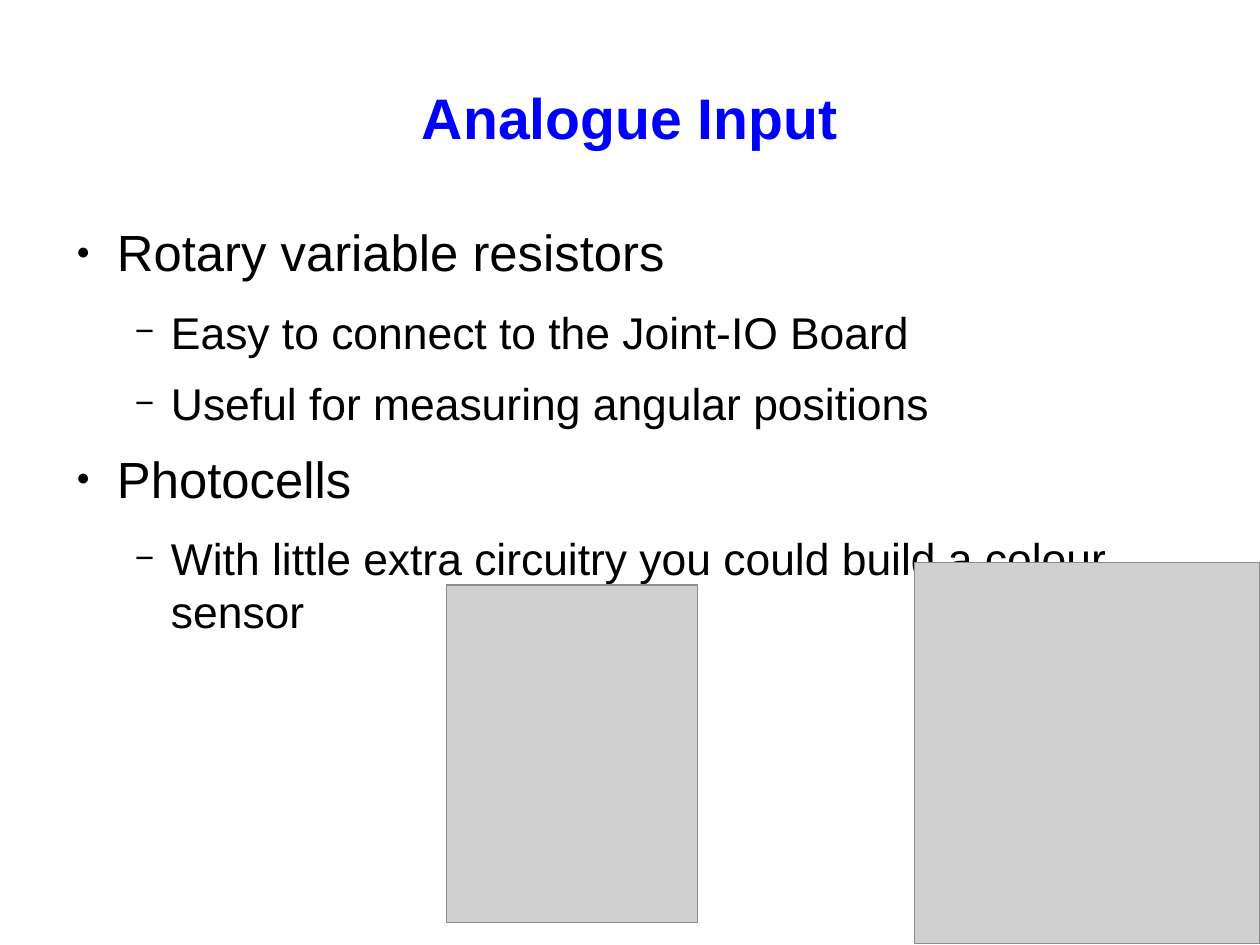
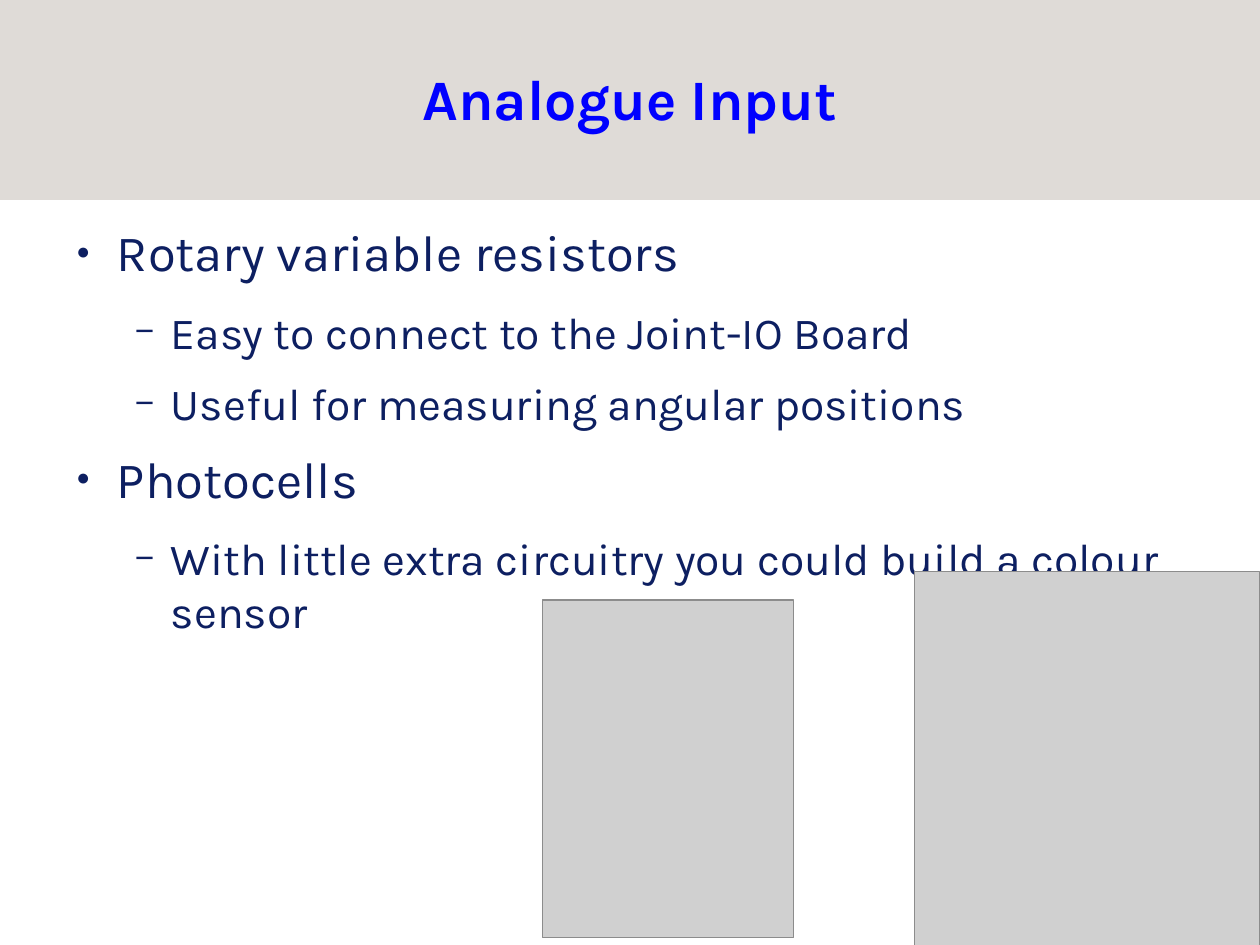
Before and after one commit to srobo/subversion-archive, a slide deck: slide 14 of KickStart/kickstart-08/presentations/kickstart-elec-presentation.odp. Drawn at 1260x945 pixels with LibreOffice and Linux fonts; fonts in the diff are those of the drawing; grey boxes stand for pictures; background and template pictures are left out. Boxes give left, top, right and bottom in pixels: in the first picture for what was removed or moved away, otherwise in the second. Text is boxed around its words. In the diff, an @@ line names an element or a change of style, - is before the commit and + after.

Commit message:
applied sr style

```diff
--- a/KickStart/kickstart-08/presentations/kickstart-elec-presentation.odp
+++ b/KickStart/kickstart-08/presentations/kickstart-elec-presentation.odp
@@ rectangle added at (x1=0, y1=0, x2=1260, y2=200), fill #DFDBD7 @@
@@ title "Analogue Input" moved from (x1=422, y1=97, x2=837, y2=150) to (x1=423, y1=80, x2=837, y2=134) @@
@@ title "Analogue Input" at (x1=423, y1=80, x2=837, y2=134): font Arial to Karla @@
@@ text "Rotary variable resistors" at (x1=117, y1=236, x2=1158, y2=629): font Arial to Karla, text colour #000000 to #0D1F61; bullet colour #000000 to #0D1F61 @@
@@ picture resized from (x1=915, y1=563, x2=1260, y2=943) to (x1=915, y1=572, x2=1260, y2=945) @@
@@ picture moved from (x1=447, y1=585, x2=697, y2=923) to (x1=543, y1=600, x2=794, y2=938) @@
```
Also in this commit, not shown: 23 other slides changed.
